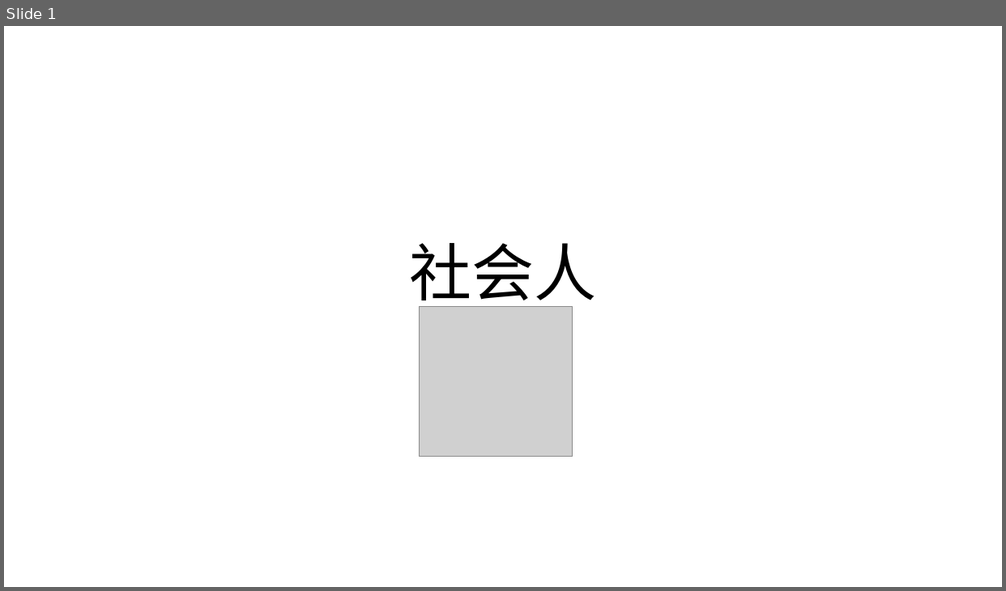
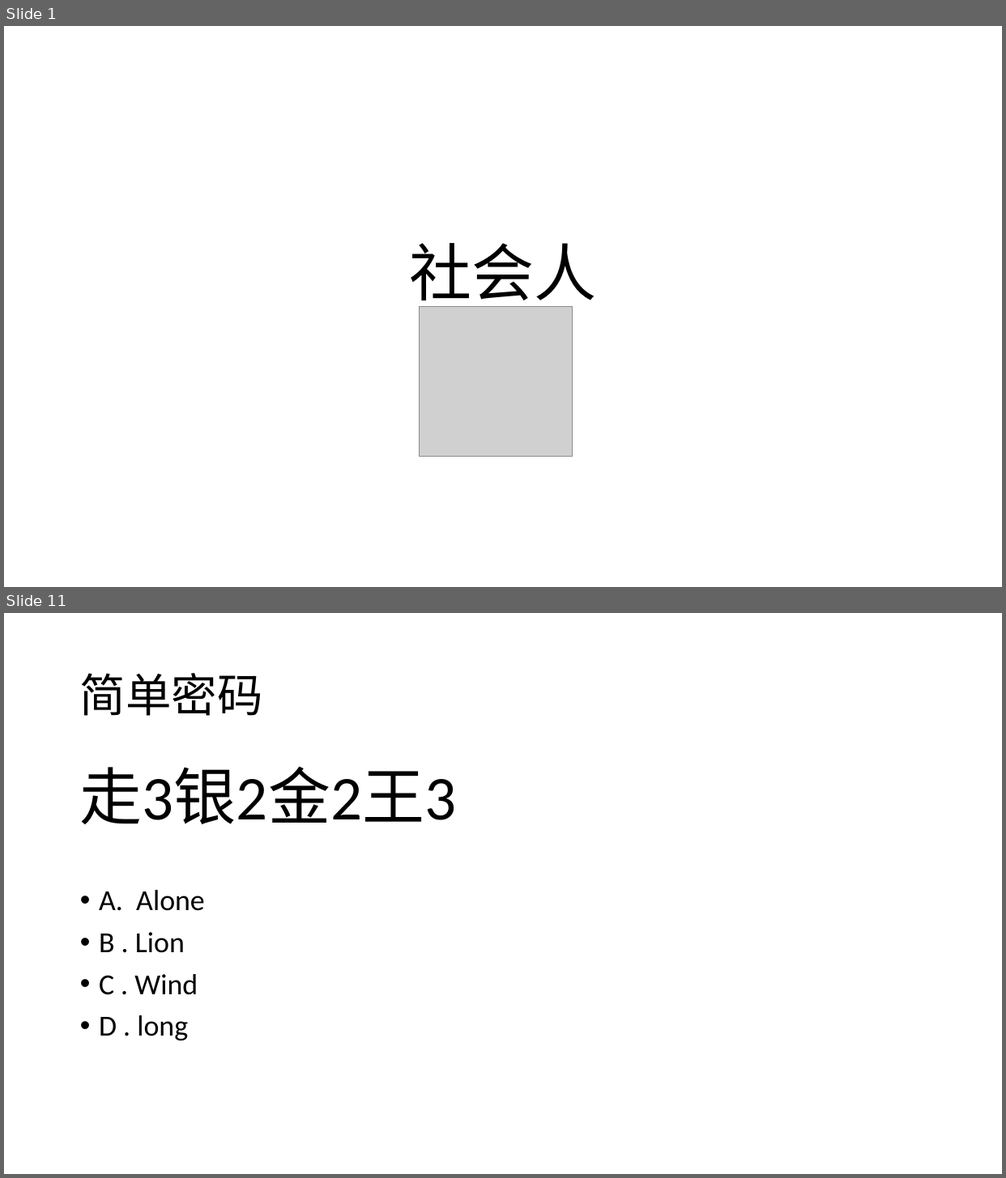
Before and after one commit to Yonahwang/God_with_me, a slide deck: 2018Q2/TGIF/TGIP_June6.pptx. Shown one above the other, each under a label of ours: slide 1 before the commit, slides 1 and 11 after it; the slides between them are not shown. The pictures are 1006x591 and 1006x1178 pixels, drawn with LibreOffice and Linux fonts; fonts in the diff are those of the drawing; grey boxes stand for pictures. Boxes give left, top, right and bottom in pixels: in the first picture for what was removed or moved away, otherwise in the second. Text is boxed around its words. In the diff, an @@ line names an element or a change of style, - is before the commit and + after.

```diff
--- a/2018Q2/TGIF/TGIP_June6.pptx
+++ b/2018Q2/TGIF/TGIP_June6.pptx
@@ slide 11 added at <box>4,613,1002,1174</box>, background #FFFFFF @@
@@ title added at <box>80,673,263,716</box>, 44 pt, text #000000 @@
+简单密码
@@ text added at <box>80,766,456,1041</box>, 28 pt, text #000000 @@
+走3银2金2王3
+• A. Alone
+• B . Lion
+• C . Wind
+• D . long
```
Also in this commit, not shown: 10 other slides added, 1 slide removed, 9 other files.
